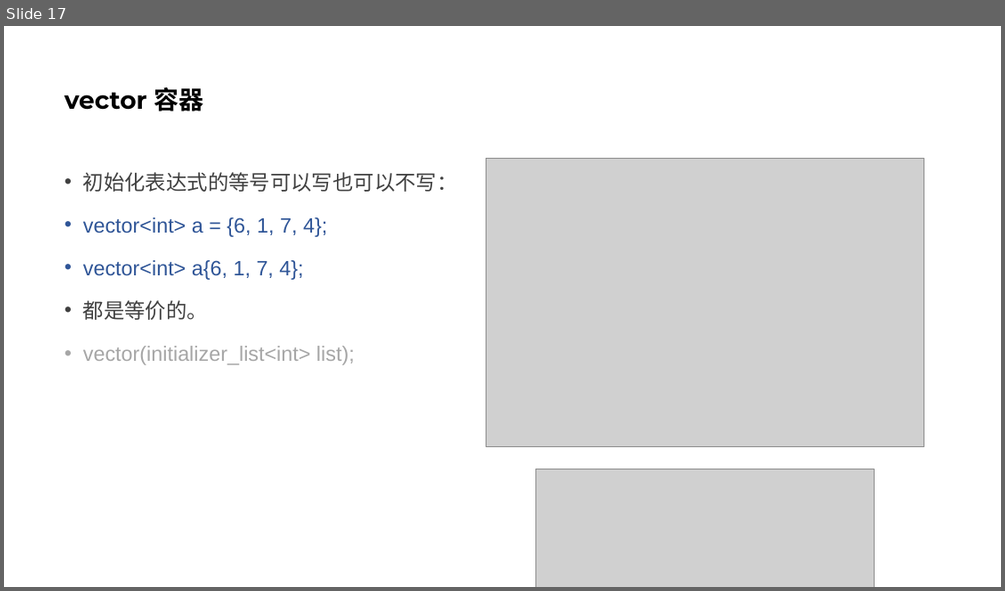
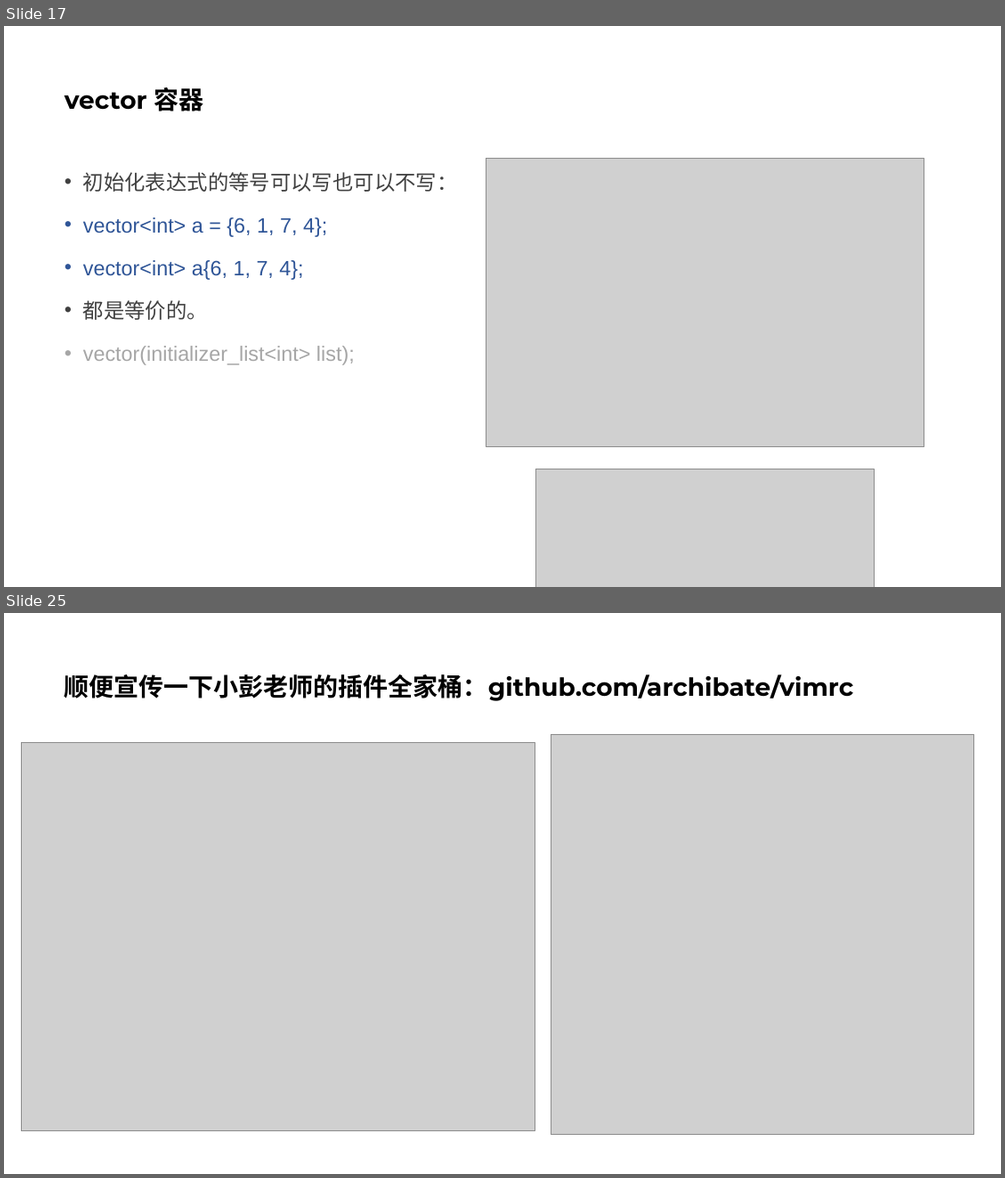
Before and after one commit to parallel101/course, a slide deck: 13/slides.pptx. Shown one above the other, each under a label of ours: slide 17 before the commit, slides 17 and 25 after it; the slides between them are not shown. The pictures are 1005x591 and 1005x1178 pixels, drawn with LibreOffice and Linux fonts; fonts in the diff are those of the drawing; grey boxes stand for pictures. Boxes give left, top, right and bottom in pixels: in the first picture for what was removed or moved away, otherwise in the second. Text is boxed around its words. In the diff, an @@ line names an element or a change of style, - is before the commit and + after.

```diff
--- a/13/slides.pptx
+++ b/13/slides.pptx
@@ slide 25 added at bbox=[4, 613, 1001, 1174], background #FFFFFF @@
@@ title added at bbox=[65, 674, 853, 701], 24 pt, text #000000, bold @@
+顺便宣传一下小彭老师的插件全家桶：github.com/archibate/vimrc
@@ picture added at bbox=[21, 742, 535, 1130] @@
@@ picture added at bbox=[551, 734, 975, 1135] @@
```
Also in this commit, not shown: 1 slide changed, 5 other slides added, 6 other files.
